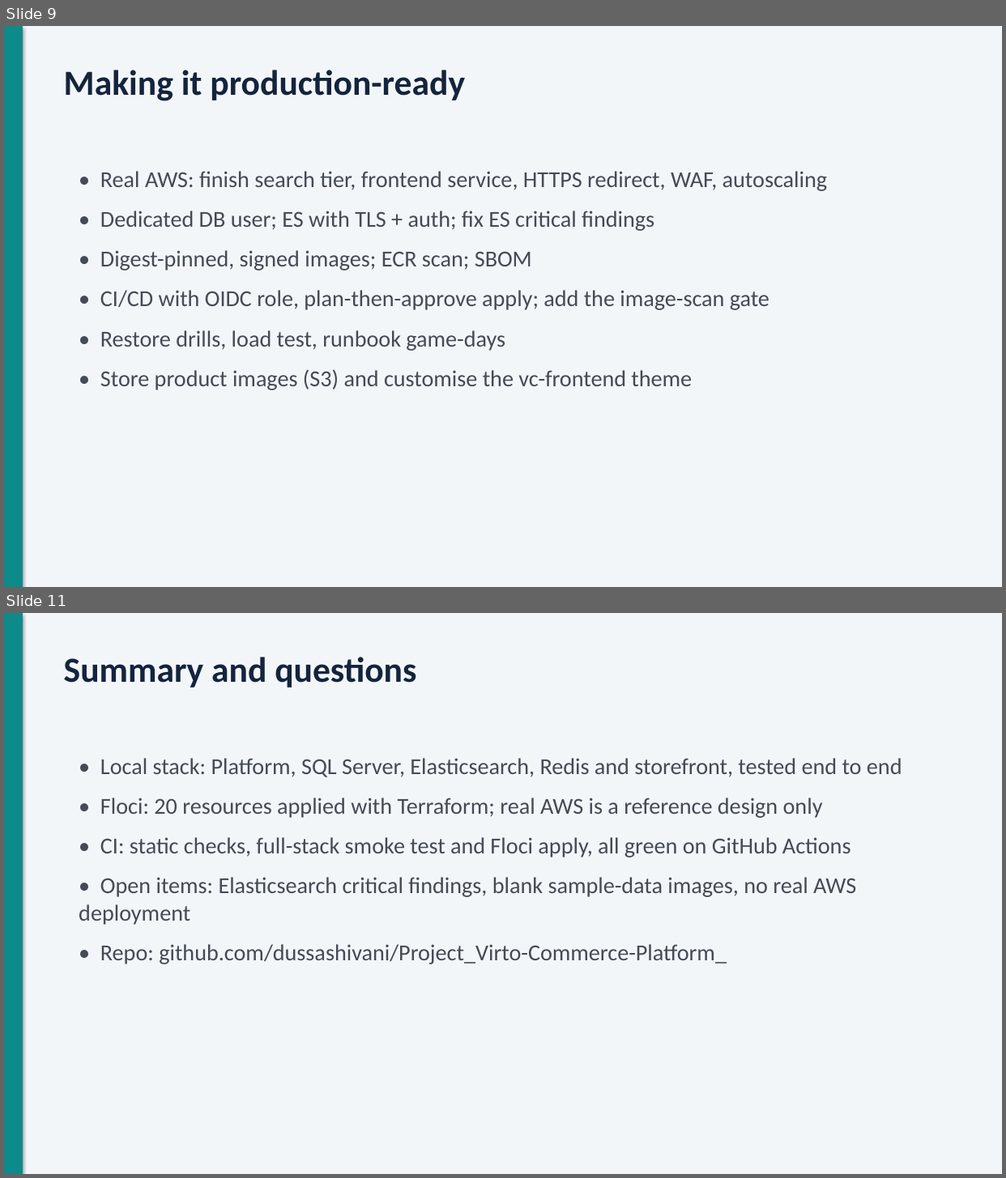
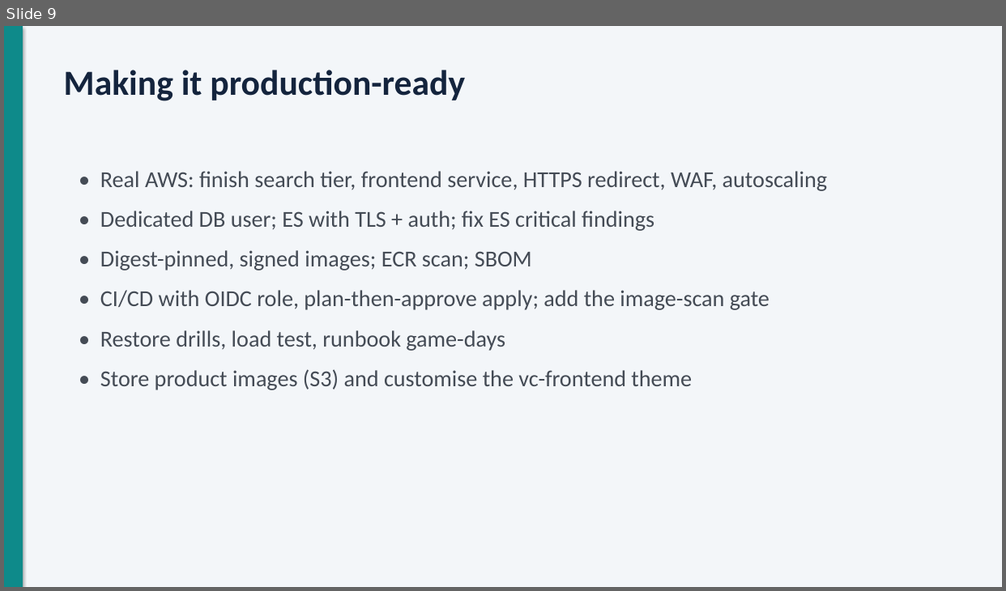
Before and after one commit to adarsh0331/Project_29_Virto_e-commerce, a slide deck: docs/presentation/Virto-AWS-DevOps-presentation.pptx. Shown one above the other, each under a label of ours: slides 9 and 11 before the commit, slide 9 after it; the slides between them are not shown. The pictures are 1006x1178 and 1006x591 pixels, drawn with LibreOffice and Linux fonts; fonts in the diff are those of the drawing. Boxes give left, top, right and bottom in pixels: in the first picture for what was removed or moved away, otherwise in the second. Text is boxed around its words. In the diff, an @@ line names an element or a change of style, - is before the commit and + after.

```diff
--- a/docs/presentation/Virto-AWS-DevOps-presentation.pptx
+++ b/docs/presentation/Virto-AWS-DevOps-presentation.pptx
@@ slide 11 removed at [4,613,1002,1174], background #F3F6F9 @@
@@ rectangle removed at [4,613,23,1174] @@
@@ text removed at [64,657,416,688] @@
-Summary and questions
@@ text removed at [79,758,902,965] @@
-• Local stack: Platform, SQL Server, Elasticsearch, Redis and storefront, tested end to end
-• Floci: 20 resources applied with Terraform; real AWS is a reference design only
-• CI: static checks, full-stack smoke test and Floci apply, all green on GitHub Actions
-• Open items: Elasticsearch critical findings, blank sample-data images, no real AWS deployment
-• Repo: github.com/dussashivani/Project_Virto-Commerce-Platform_
```
Also in this commit, not shown: 1 slide changed, 1 other slide removed.
